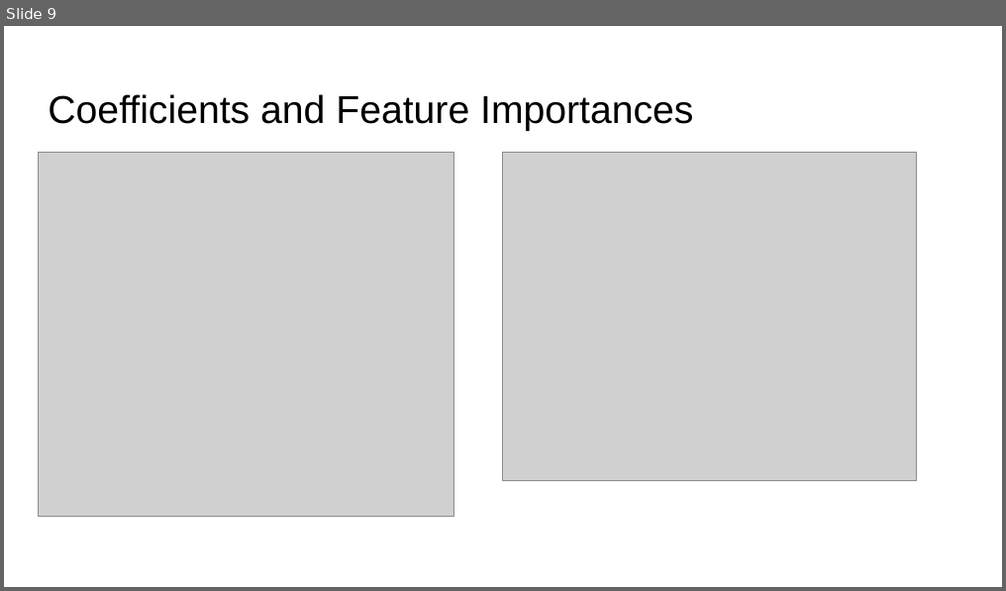
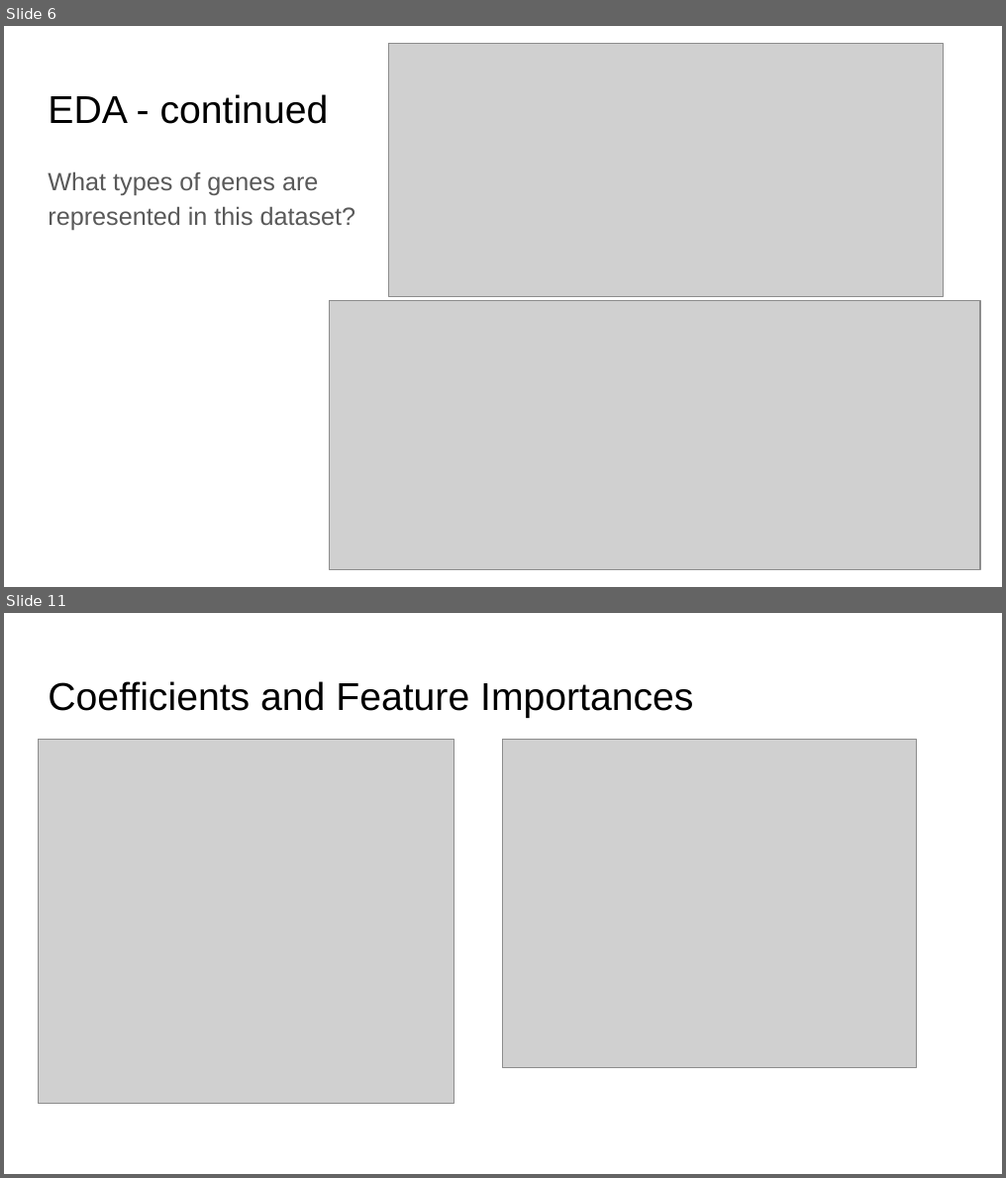
Before and after one commit to gksullan/Springboard_Capstone_1, a slide deck: reports/Predicting Genetic Variants that are Conflicting Classified.pptx. Shown one above the other, each under a label of ours: slide 9 before the commit, slides 6 and 11 after it; the slides between them are not shown. The pictures are 1006x591 and 1006x1178 pixels, drawn with LibreOffice and Linux fonts; fonts in the diff are those of the drawing; grey boxes stand for pictures. Boxes give left, top, right and bottom in pixels: in the first picture for what was removed or moved away, otherwise in the second. Text is boxed around its words. In the diff, an @@ line names an element or a change of style, - is before the commit and + after.

```diff
--- a/reports/Predicting Genetic Variants that are Conflicting Classified.pptx
+++ b/reports/Predicting Genetic Variants that are Conflicting Classified.pptx
@@ slide 6 added at <box>4,26,1002,587</box>, background #FFFFFF @@
@@ picture added at <box>389,44,944,297</box> @@
@@ title added at <box>48,94,329,124</box>, 28 pt, text #000000 @@
+EDA - continued
@@ text added at <box>48,172,356,230</box>, 18 pt, text #595959 @@
+What types of genes are represented in this dataset?
@@ picture added at <box>330,300,980,570</box> @@
@@ what was slide 9 is now slide 11 @@
```
Also in this commit, not shown: 8 slides changed, 2 other slides added, 1 slide removed.
